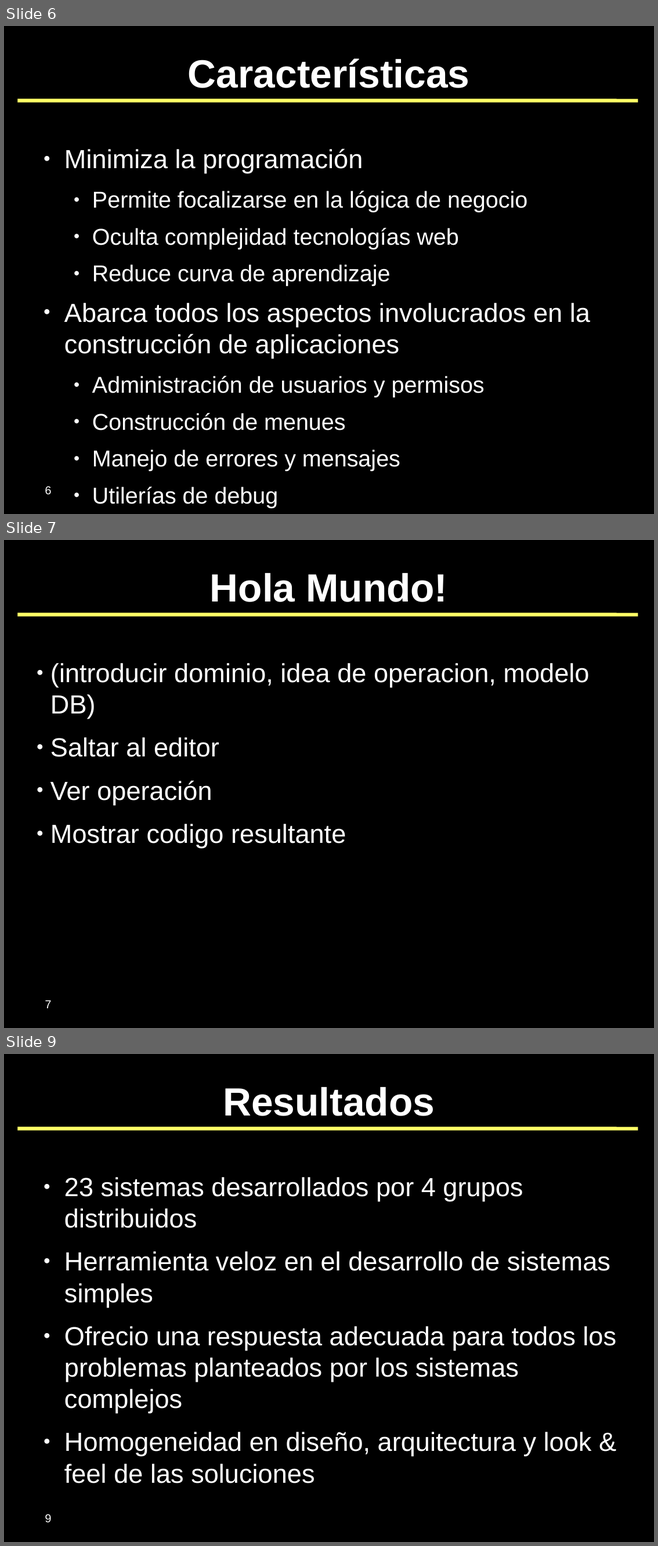
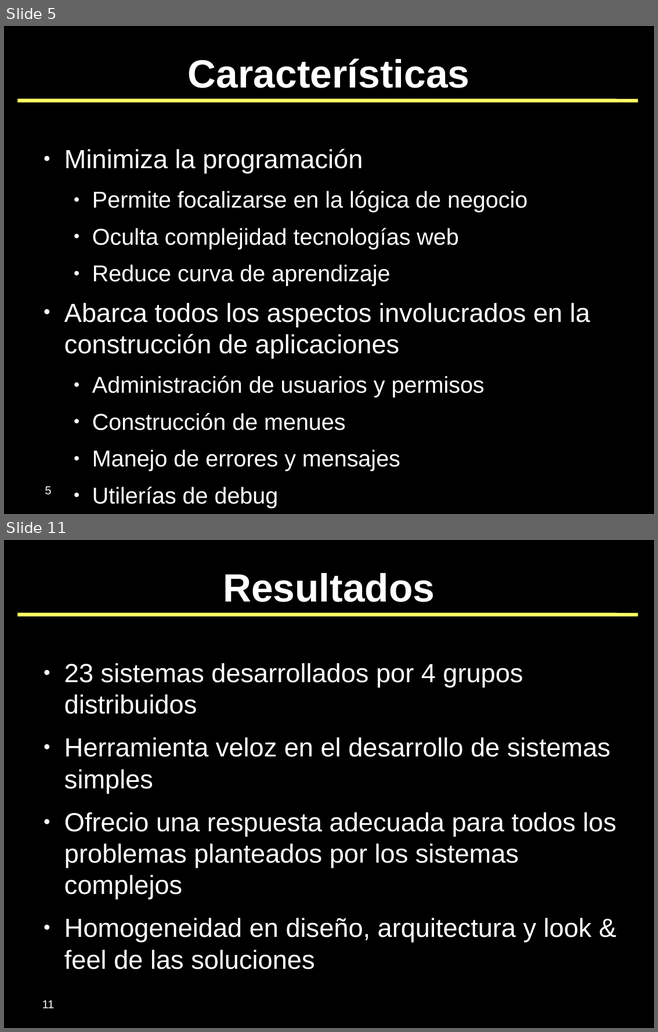
Before and after one commit to SIU-Toba/framework, a slide deck: doc/presentaciones/2007 - JAIIO - SIE.odp. Shown one above the other, each under a label of ours: slides 6, 7 and 9 before the commit, slides 5 and 11 after it; the slides between them are not shown. The pictures are 658x1546 and 658x1032 pixels, drawn with LibreOffice and Linux fonts; fonts in the diff are those of the drawing; background and template pictures are left out. Boxes give left, top, right and bottom in pixels: in the first picture for what was removed or moved away, otherwise in the second. Text is boxed around its words. In the diff, an @@ line names an element or a change of style, - is before the commit and + after.

```diff
--- a/doc/presentaciones/2007 - JAIIO - SIE.odp
+++ b/doc/presentaciones/2007 - JAIIO - SIE.odp
@@ slide 7 removed at (x1=4, y1=540, x2=654, y2=1028), background #000000; not listed: 1 template element that a slide beside it also shows @@
@@ title removed at (x1=210, y1=573, x2=447, y2=602) @@
-Hola Mundo!
@@ text removed at (x1=50, y1=663, x2=589, y2=847) @@
-● (introducir dominio, idea de operacion, modelo DB)
-● Saltar al editor
-● Ver operación
-● Mostrar codigo resultante
@@ page number removed at (x1=45, y1=1000, x2=52, y2=1008) @@
-7
@@ what was slide 6 is now slide 5 @@
@@ page number at (x1=45, y1=486, x2=52, y2=495): text changed @@
-6
+5
@@ what was slide 9 is now slide 11 @@
@@ page number at (x1=42, y1=1000, x2=54, y2=1008): text changed @@
-9
+11
```
Also in this commit, not shown: 2 slides changed, 5 slides added, 2 other slides removed.
